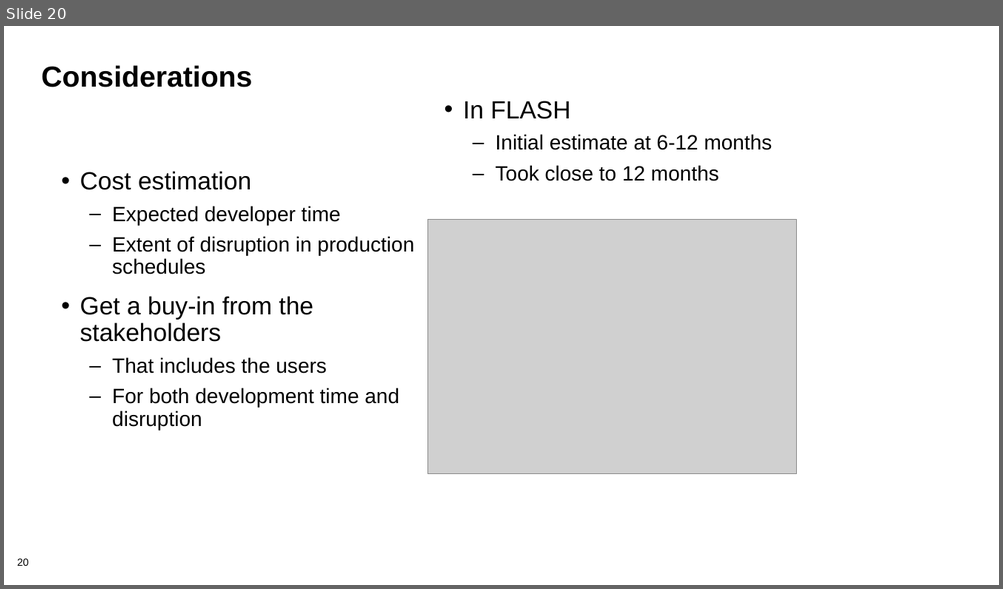
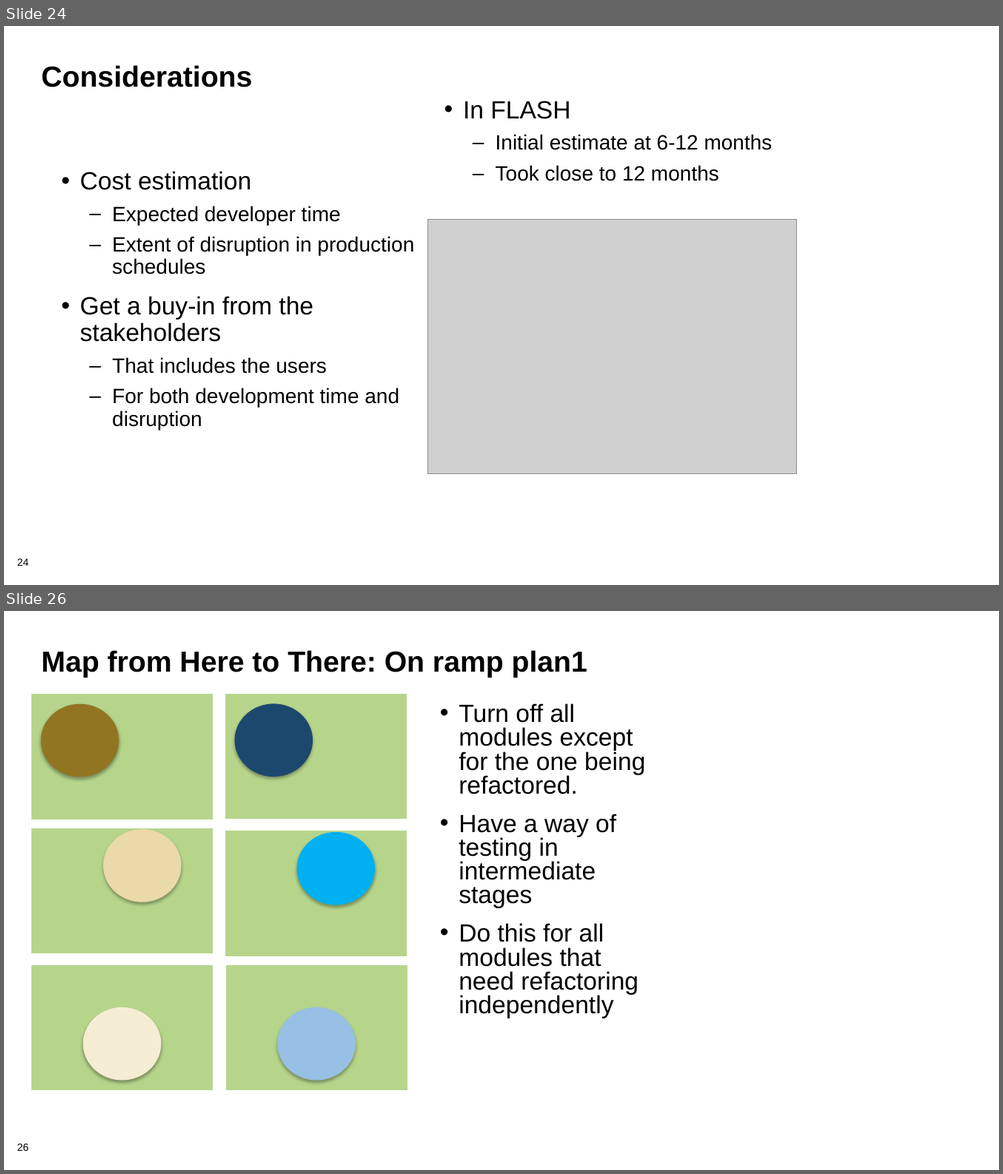
Before and after one commit to bssw-tutorial/presentations, a slide deck: refactoring.pptx. Shown one above the other, each under a label of ours: slide 20 before the commit, slides 24 and 26 after it; the slides between them are not shown. The pictures are 1003x589 and 1003x1174 pixels, drawn with LibreOffice and Linux fonts; fonts in the diff are those of the drawing; grey boxes stand for pictures; background and template pictures are left out. Boxes give left, top, right and bottom in pixels: in the first picture for what was removed or moved away, otherwise in the second. Text is boxed around its words. In the diff, an @@ line names an element or a change of style, - is before the commit and + after.

Commit message:
refactoring reworked for SC21

```diff
--- a/refactoring.pptx
+++ b/refactoring.pptx
@@ slide 26 added at (4, 611, 999, 1170), background #FFFFFF; not listed: 1 template element that a slide beside it also shows @@
@@ title added at (41, 650, 587, 678), 28 pt, text #000000, bold @@
+Map from Here to There: On ramp plan1
@@ text added at (458, 703, 645, 1019), 24 pt, text #000000 @@
+• Turn off all modules except for the one being refactored.
+• Have a way of testing in intermediate stages
+• Do this for all modules that need refactoring independently
@@ group added at (31, 694, 407, 1091): 6 rectangles, 6 ellipses @@
@@ what was slide 20 is now slide 24 @@
@@ page number at (17, 559, 29, 566): text changed @@
-20
+24
```
Also in this commit, not shown: 8 slides changed, 14 other slides added.
